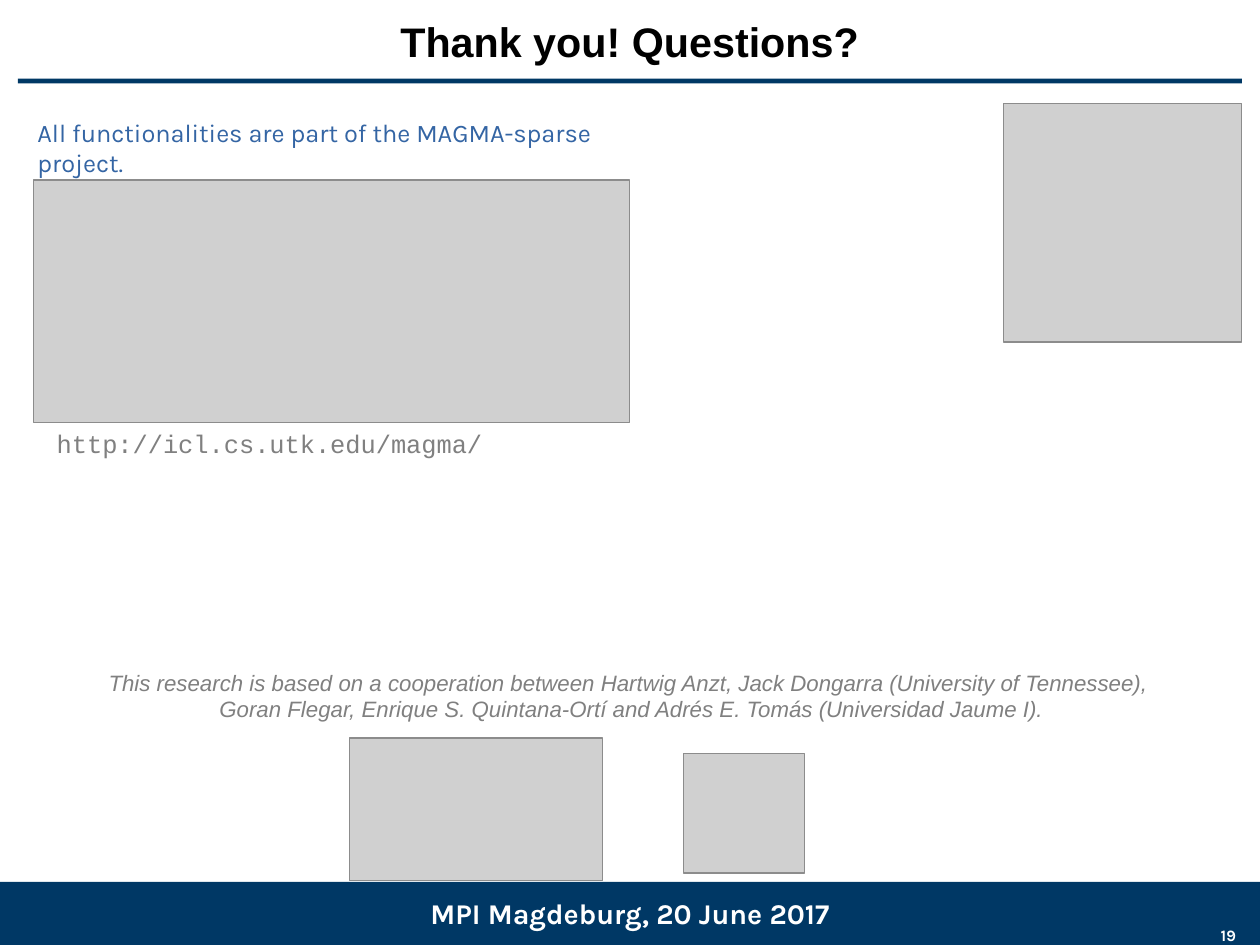
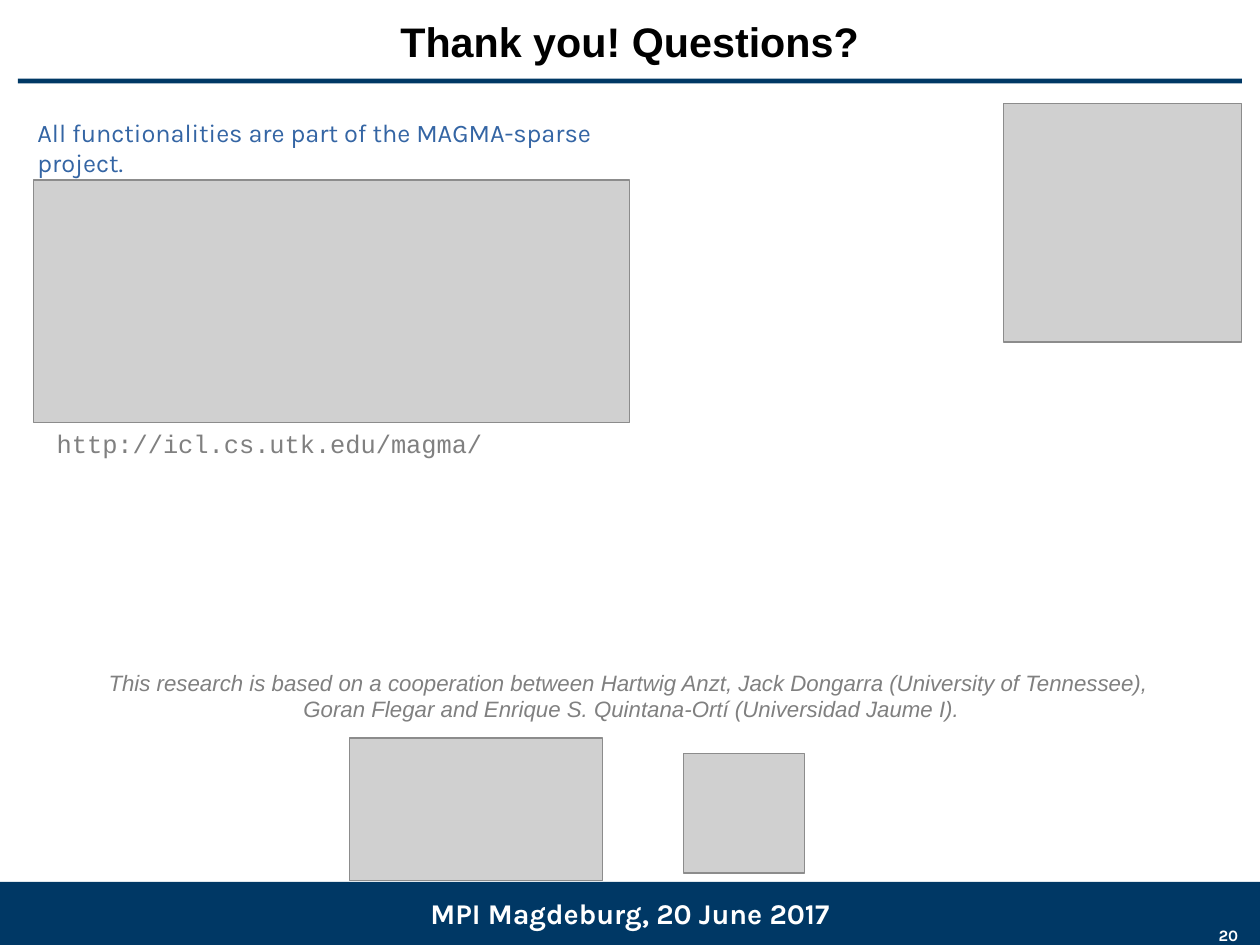
Before and after one commit to gflegar/talks, a slide deck: slide 20 of mpi_magdeburg_2017_06/slides.odp (slide 19 before the commit). Drawn at 1260x945 pixels with LibreOffice and Linux fonts; fonts in the diff are those of the drawing; grey boxes stand for pictures; background and template pictures are left out. Boxes give left, top, right and bottom in pixels: in the first picture for what was removed or moved away, otherwise in the second. Text is boxed around its words. In the diff, an @@ line names an element or a change of style, - is before the commit and + after.

Commit message:
Finish text for MPI

```diff
--- a/mpi_magdeburg_2017_06/slides.odp
+++ b/mpi_magdeburg_2017_06/slides.odp
@@ text at (303,700,959,722): text changed @@
-Goran Flegar, Enrique S. Quintana-Ortí and Adrés E. Tomás (Universidad Jaume I).
+Goran Flegar and Enrique S. Quintana-Ortí (Universidad Jaume I).
@@ page number at (1219,930,1239,941): text changed @@
-19
+20
```
Also in this commit, not shown: 13 other slides changed, 3 slides added, 2 slides removed.
